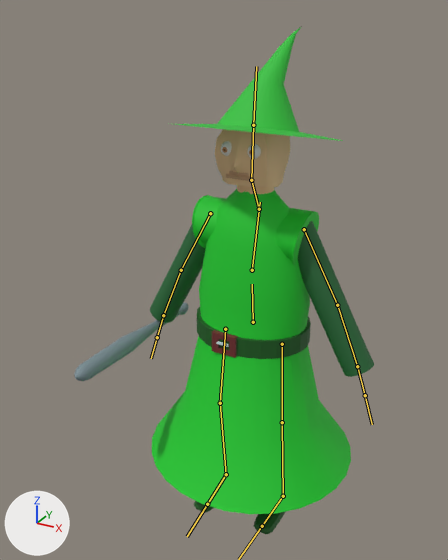
A saved change to the FBX model WPBTesting/Assets/CharWizGreenBat.fbx.
Camera for both pictures: a camera (50 mm lens) standing at (3.2, -6.63, 2.53) and looking at (-0.33, -0.21, -0.68). Lighting does not change. The marker at lower left points along +X, +Y and +Z. The bones that bend it are drawn over the model as lines.

Names of what the first picture shows: 'Shoulders'.
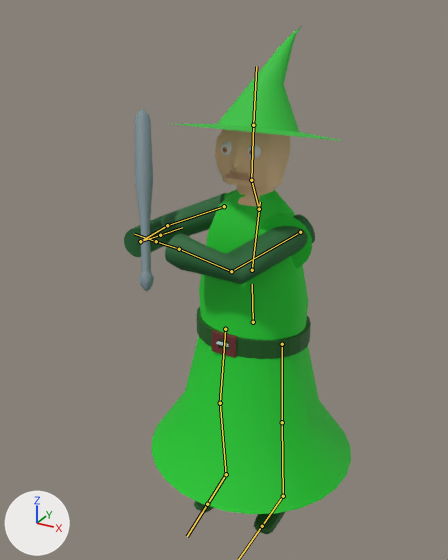
The newer file adds an action. The first version stands in its rest pose; the second is drawn at frame 32 of the action 'Armature|Hitting'.

Changed parts and their boxes (x1, y1, x2, y2) in the pictures (448 x 560 px):
'Shoulders', posed (24% narrower): before (74, 26, 374, 534); after (124, 26, 351, 534)
bone 'UpperArm.L', root to tip: before (304, 229) to (337, 305); after (300, 232) to (231, 271)
bone 'LowerArm.L', root to tip: before (337, 305) to (357, 366); after (231, 271) to (179, 249)
bone 'UpperArm.R.001', root to tip: before (210, 213) to (181, 270); after (224, 206) to (167, 225)
bone 'LowerArm.R.001', root to tip: before (181, 270) to (163, 315); after (167, 225) to (140, 241)
bone 'Hand.R.001', root to tip: before (163, 315) to (157, 337); after (140, 241) to (160, 235)

The edits, one by one:
Bone 'UpperArm.L' (bone_upperarm_l) moves from (0.0, 0.0, 0.0) to (0.11, 0.0, 0.0).
Bone 'UpperArm.L' (bone_upperarm_l) turns from (0, 0, 0) to (-34, -5, -84) degrees about its own x, y and z.
Bone 'LowerArm.L' (bone_lowerarm_l) turns from (0, 0, 0) to (-65, 20, -87) degrees about its own x, y and z.
Bone 'UpperArm.R.001' (bone_upperarm_r_001) moves from (0.0, 0.0, 0.0) to (-0.35, 0.0, 0.0).
Bone 'UpperArm.R.001' (bone_upperarm_r_001) turns from (0, 0, 0) to (-52, 40, -39) degrees about its own x, y and z.
Bone 'LowerArm.R.001' (bone_lowerarm_r_001) turns from (0, 0, 0) to (73, 34, -36) degrees about its own x, y and z.
Bone 'Hand.R.001' (bone_hand_r_001) turns from (0, 0, 0) to (56, 11, -33) degrees about its own x, y and z.
